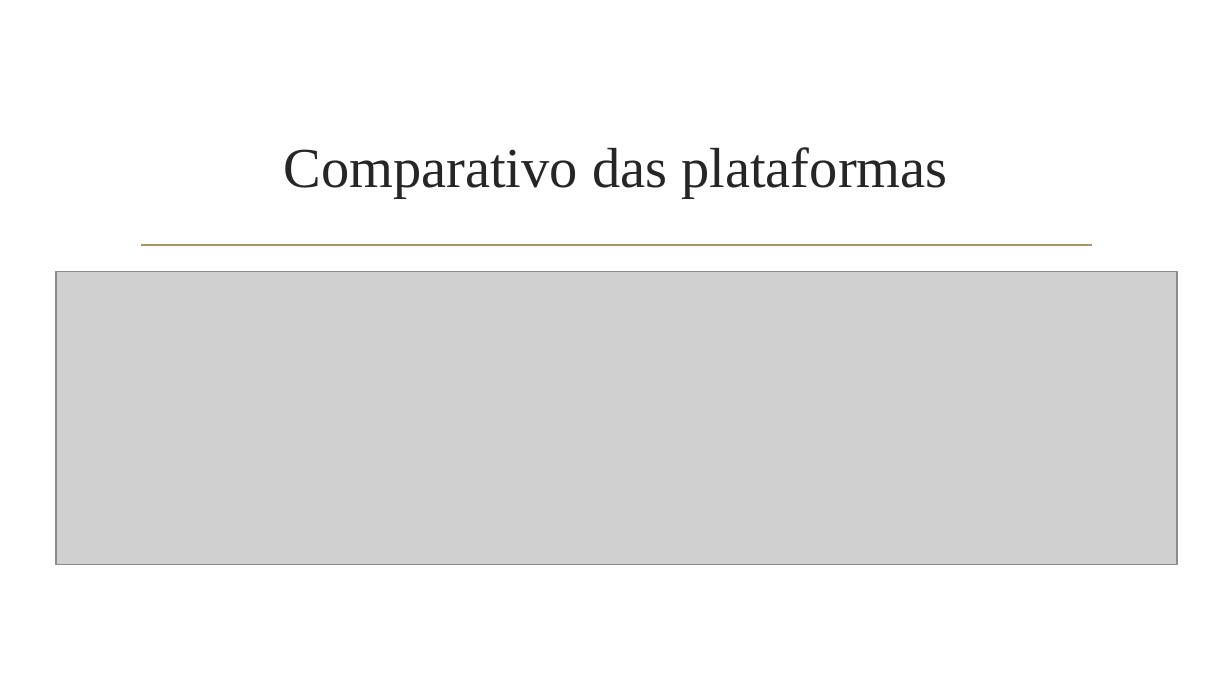
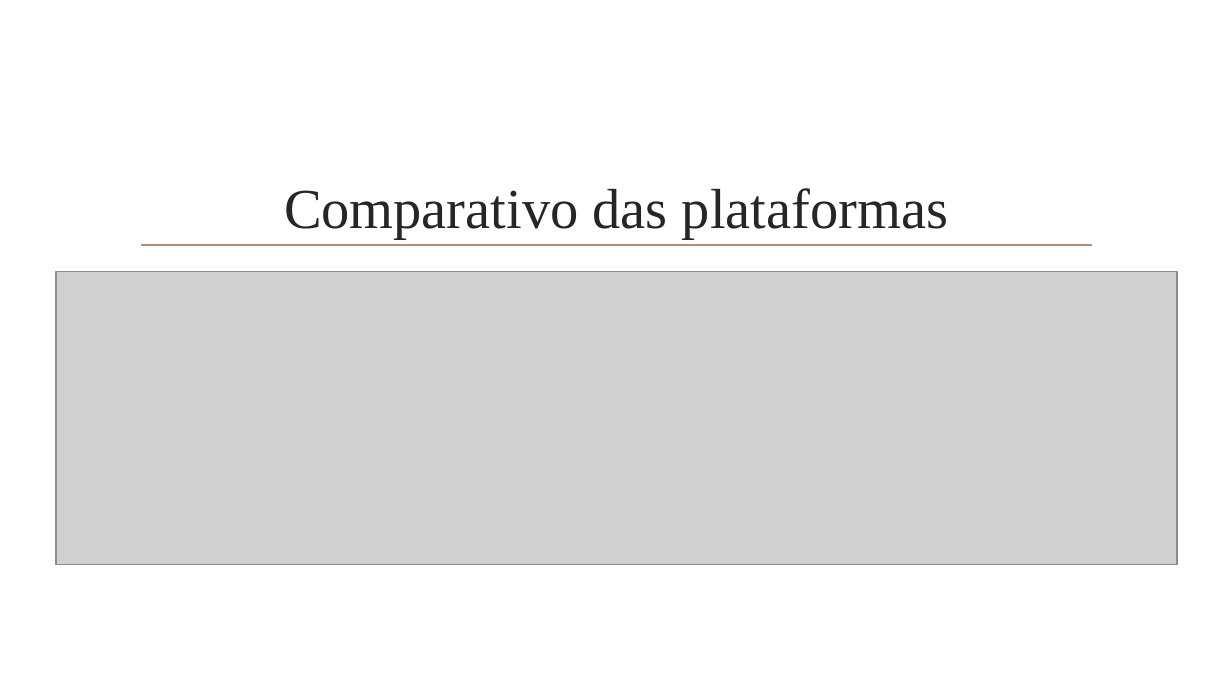
Before and after one commit to papletscook/letscook-doc, a slide deck: slide 7 of projeto/LetsCook_04.pptx. Drawn at 1232x693 pixels with LibreOffice and Linux fonts; fonts in the diff are those of the drawing; grey boxes stand for pictures; background and template pictures are left out. Boxes give left, top, right and bottom in pixels: in the first picture for what was removed or moved away, otherwise in the second. Text is boxed around its words. In the diff, an @@ line names an element or a change of style, - is before the commit and + after.

```diff
--- a/projeto/LetsCook_04.pptx
+++ b/projeto/LetsCook_04.pptx
@@ title "Comparativo das plataformas": place and size @@
-title "Comparativo das plataformas" at <box>284,147,947,197</box>
+title "Comparativo das plataformas" at <box>284,188,948,238</box>
```
Also in this commit, not shown: 2 other slides changed, 2 slides added.
